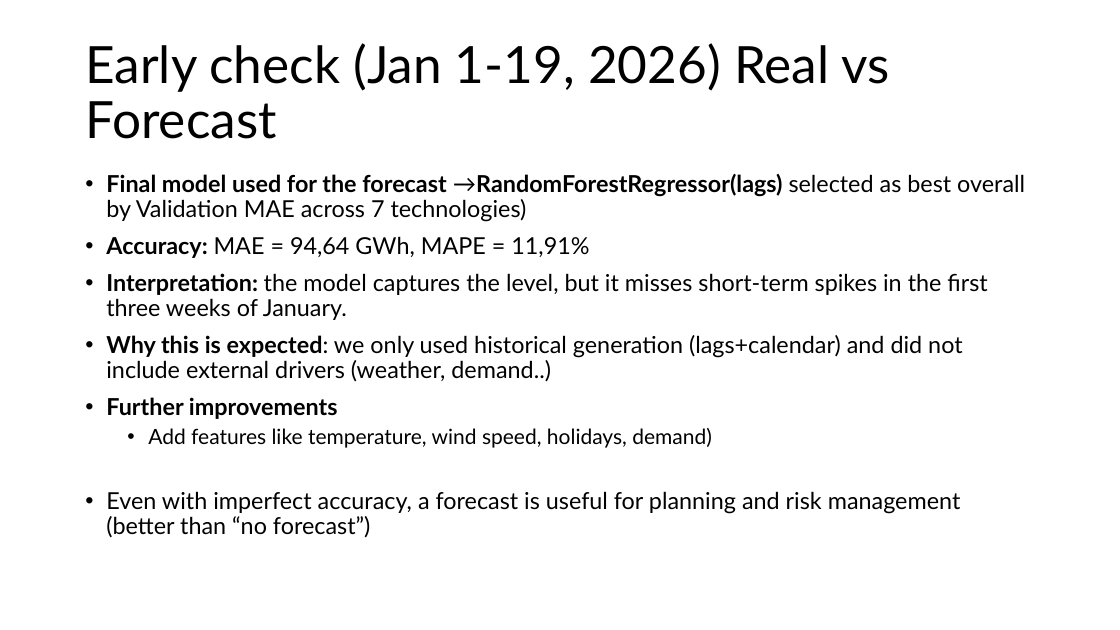
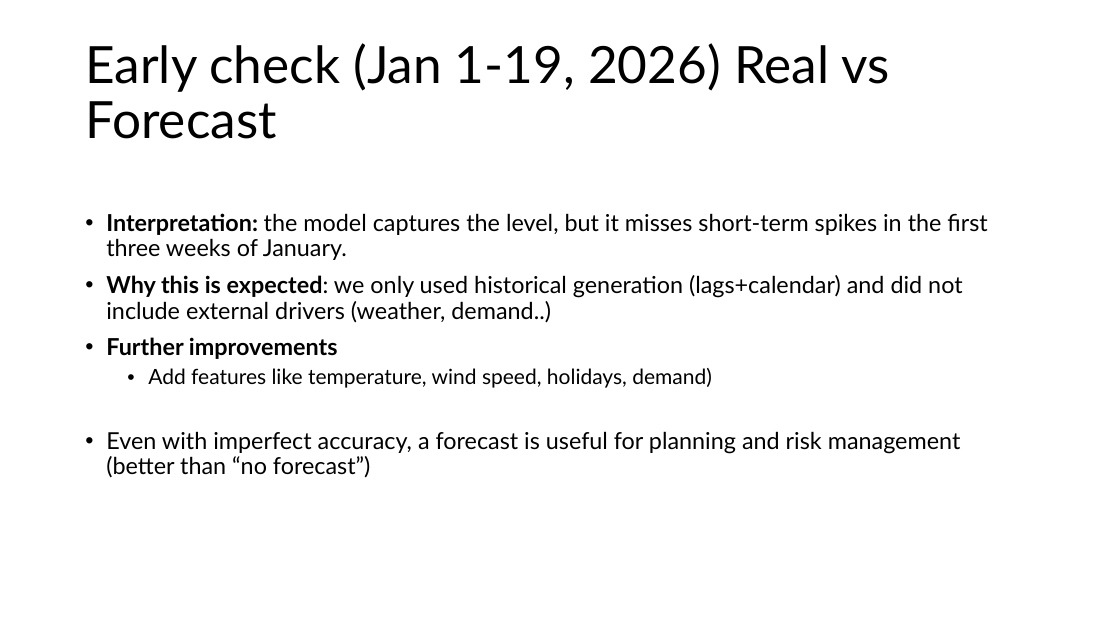
Before and after one commit to mireiamonbu/Spanish-Forecasters-MireiaMontoya-EnriqueRuiz, a slide deck: slide 14 of presentation/CapstonProject.pptx. Drawn at 1120x630 pixels with LibreOffice and Linux fonts; fonts in the diff are those of the drawing. Boxes give left, top, right and bottom in pixels: in the first picture for what was removed or moved away, otherwise in the second. Text is boxed around its words. In the diff, an @@ line names an element or a change of style, - is before the commit and + after.

```diff
--- a/presentation/CapstonProject.pptx
+++ b/presentation/CapstonProject.pptx
@@ text at [106,174,1025,258]: paragraphs removed @@
-• Final model used for the forecast →RandomForestRegressor(lags) selected as best overall by Validation MAE across 7 technologies)
-• Accuracy: MAE = 94,64 GWh, MAPE = 11,91%
```
Also in this commit, not shown: 10 other slides changed, 30 other files.
